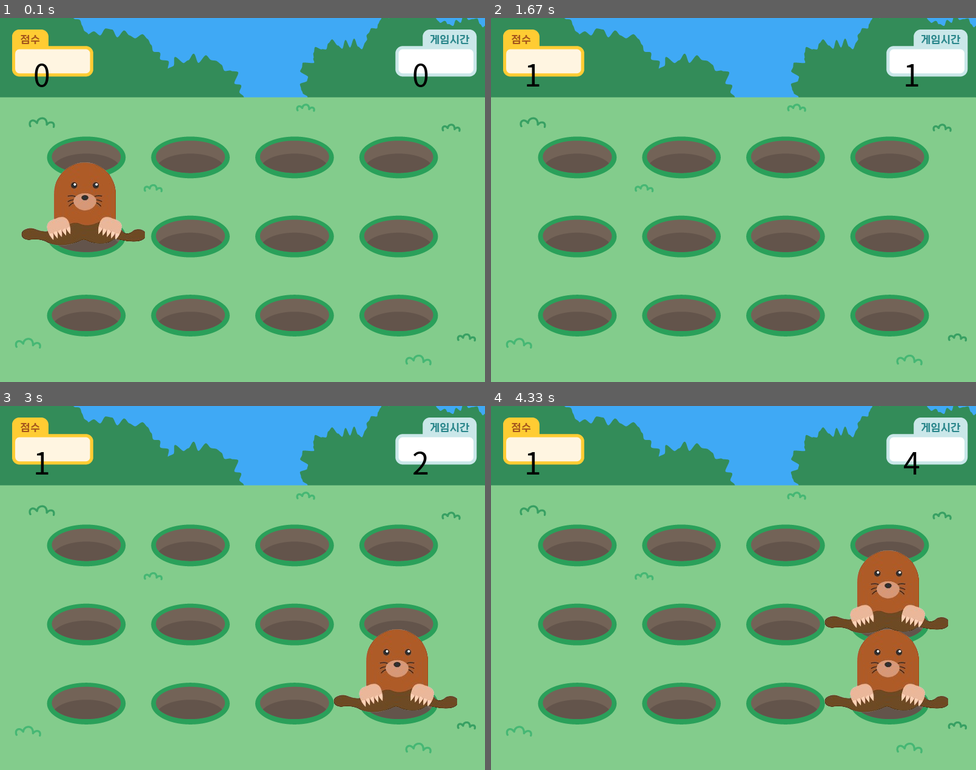
Above: before the commit, frames 1-4 (two rows, left to right).
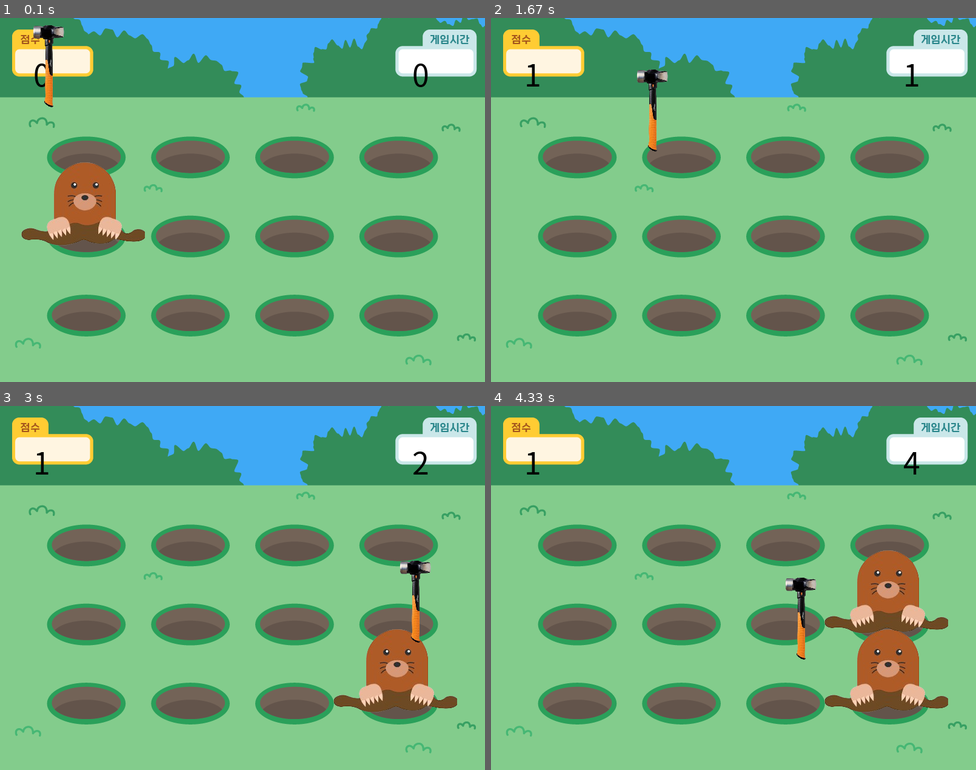
Above: after the commit, the same moments.

Repository: sanghoonpar/pygame_pract
Game: pygame game, started from whack_a_mole_game/whack_a_mole_game.py
Two runs of this game, one before a commit and one after it. Both use one fixed random seed, a clock stepped at 60 frames per second and the inputs below.
Inputs (mouse positions are in pixels of both pictures, inside the frame that each line leads up to):
- Up to frame 1 (0.1 s): no input
- Up to frame 2 (1.67 s): click (733, 200) at 0.38 s; click (617, 203) at 0.72 s; click (583, 287) at 1.05 s; click (607, 65) at 1.38 s
- Up to frame 3 (3 s): click (242, 631) at 1.72 s; click (227, 526) at 2.05 s; click (174, 511) at 2.38 s; click (368, 555) at 2.72 s
- Up to frame 4 (4.33 s): click (883, 580) at 3.05 s; click (835, 522) at 3.38 s; click (592, 518) at 3.72 s; click (752, 573) at 4.05 s

The runs differ from the first frame. In frame 1, 0.5% of the frame differs, in the area x 6-14%, y 2-25%; in frame 2, 0.5%; in frame 3, 0.5%; in frame 4, 0.5%.

Commit message:
whack a mole게임 완성

Diff:
--- a/whack_a_mole_game/whack_a_mole_game.py
+++ b/whack_a_mole_game/whack_a_mole_game.py
@@ -12,16 +12,20 @@
 screen = pg.display.set_mode((800, 600))
 background_img = pg.image.load("pygame_pract/whack_a_mole_game/src/background.png")
 mole_img = pg.image.load("pygame_pract/whack_a_mole_game/src/mole.png")
+hammer_img = pg.image.load("pygame_pract/whack_a_mole_game/src/hammer.png")
+hammer_img = pg.transform.scale(hammer_img, (150, 150))
 running = True
+vic_img = pg.image.load("pygame_pract/whack_a_mole_game/src/victory.jpg")
+los_img = pg.image.load("pygame_pract/whack_a_mole_game/src/lose.jfif")
 score = 0
 font = pg.font.SysFont("nanumbarungothic", 50)
 mole_pos = [(35, 70), (210, 70), (380, 70), (550, 70), (35, 210), (210, 210), (380, 210), (550, 210), (35, 340), (210, 340), (380, 340), (550, 340)]
 check_time = True
 moles = []
+pg.mouse.set_visible(False)
 
 while running:
     screen.blit(background_img, background_img.get_rect())
-
     time = pg.time.get_ticks() // 1000
     time_text = font.render(str(time), True, (0, 0, 0), None)
     score_text = font.render(str(score), True, (0, 0, 0), None)
@@ -53,14 +57,19 @@
 
     if time > 20:
         if score >= 10:
-            print("victory")
+            pg.time.delay(500)
+            screen.blit(vic_img, vic_img.get_rect())
+            pg.time.delay(3000)
             running = False
         else:
-            print("lose")
+            pg.time.delay(500)
+            screen.blit(los_img, los_img.get_rect())
+            pg.time.delay(3000)
             running = False
 
     screen.blit(time_text, (680, 55))
     screen.blit(score_text, (55, 55))
+    screen.blit(hammer_img, pg.mouse.get_pos())
     pg.display.update()
 
 pg.quit()
Binary file added: whack_a_mole_game/src/hammer.jpg
Binary file added: whack_a_mole_game/src/hammer.png
Binary file added: whack_a_mole_game/src/lose.jfif
Binary file added: whack_a_mole_game/src/victory.jpg
